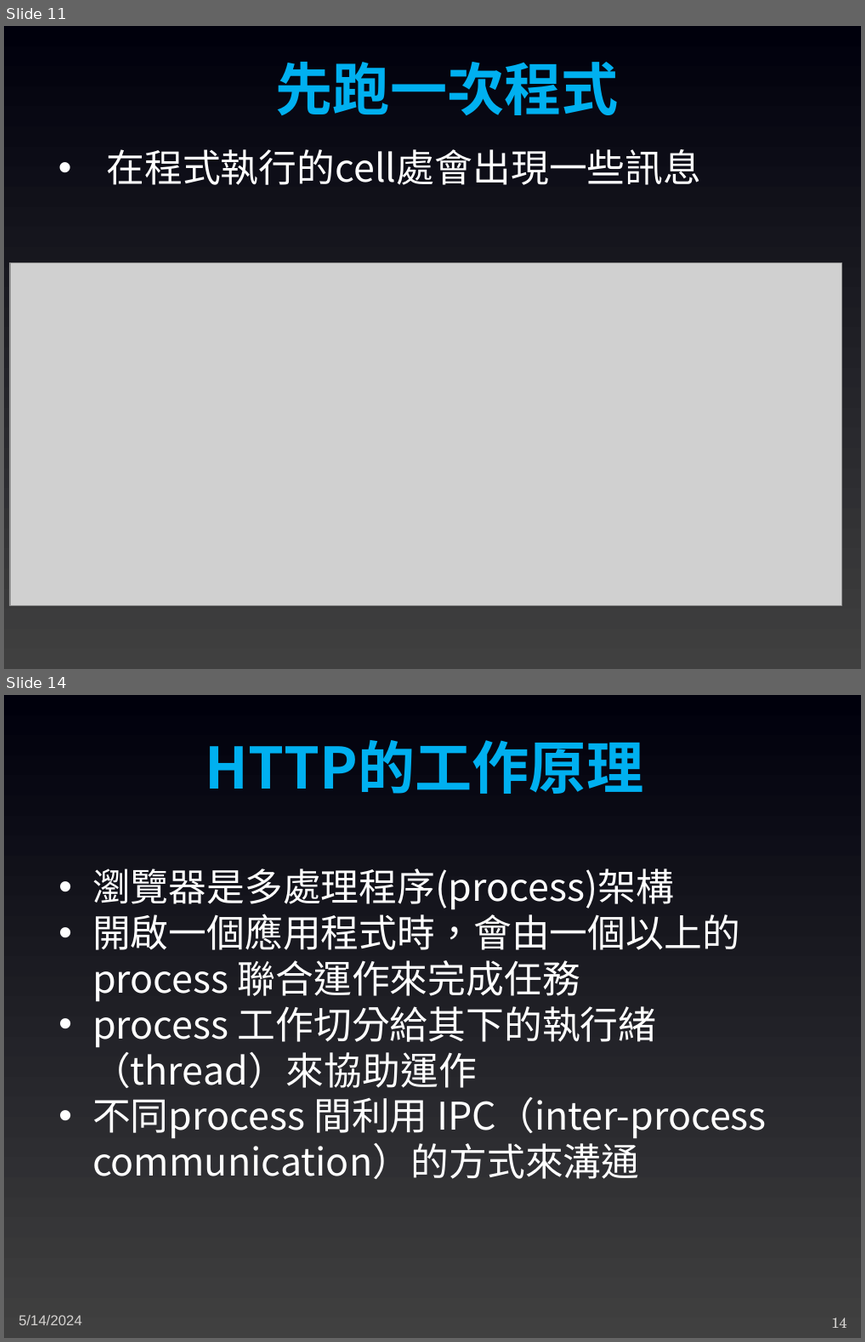
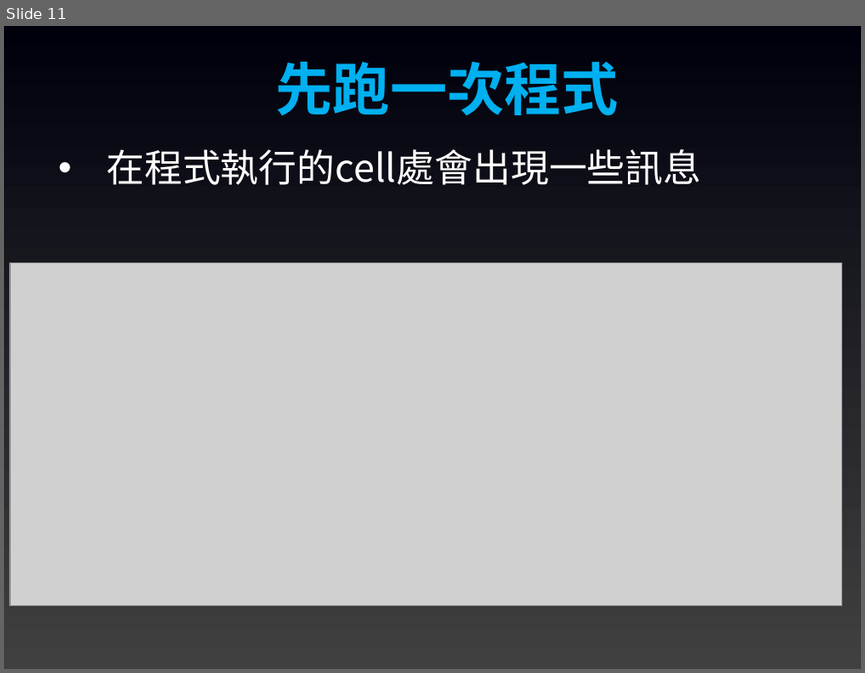
Before and after one commit to joshhu/sculinebot2024, a slide deck: Slides/05. 基礎觀念及知識.pptx. Shown one above the other, each under a label of ours: slides 11 and 14 before the commit, slide 11 after it; the slides between them are not shown. The pictures are 865x1342 and 865x673 pixels, drawn with LibreOffice and Linux fonts; fonts in the diff are those of the drawing; grey boxes stand for pictures. Boxes give left, top, right and bottom in pixels: in the first picture for what was removed or moved away, otherwise in the second. Text is boxed around its words. In the diff, an @@ line names an element or a change of style, - is before the commit and + after.

```diff
--- a/Slides/05. 基礎觀念及知識.pptx
+++ b/Slides/05. 基礎觀念及知識.pptx
@@ slide 14 removed at bbox=[4, 695, 861, 1338], background gradient #404040 to #00000C @@
@@ text removed at bbox=[205, 740, 644, 794] @@
-HTTP的工作原理
@@ text removed at bbox=[92, 868, 766, 1179] @@
-• 瀏覽器是多處理程序(process)架構
-• 開啟一個應用程式時，會由一個以上的 process 聯合運作來完成任務
-• process 工作切分給其下的執行緒（thread）來協助運作
-• 不同process 間利用 IPC（inter-process communication）的方式來溝通
@@ text removed at bbox=[18, 1315, 82, 1325] @@
-5/14/2024
@@ page number removed at bbox=[831, 1317, 847, 1327] @@
-14
```
Also in this commit, not shown: 7 slides changed, 14 slides added, 19 other slides removed, 4 other files.
